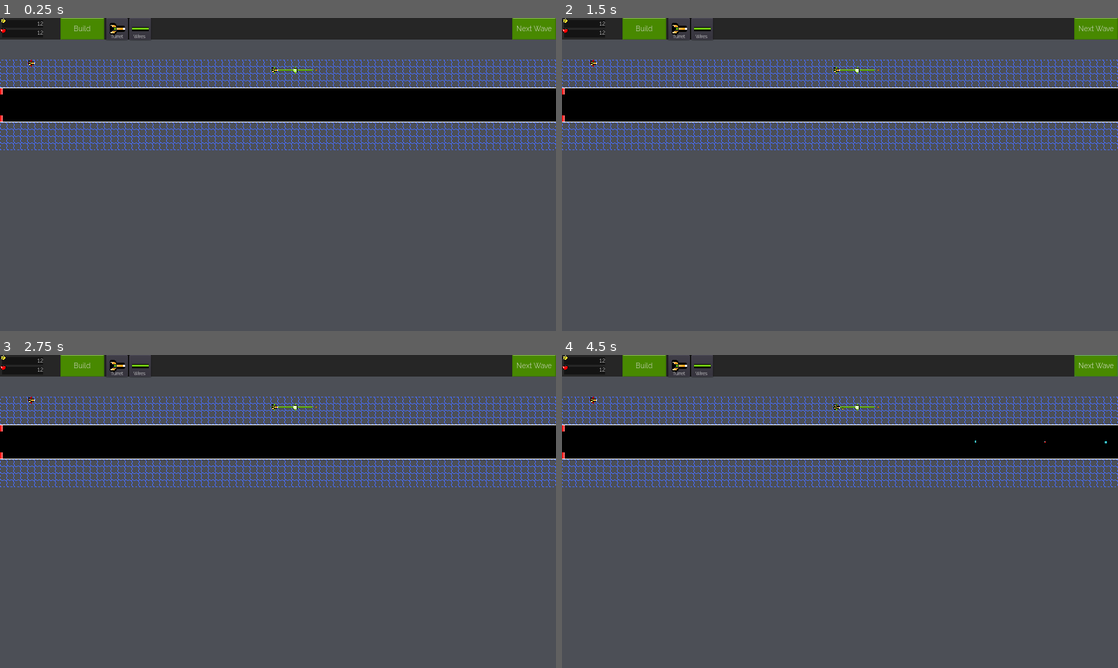
Above: before the commit, frames 1-4 (two rows, left to right).
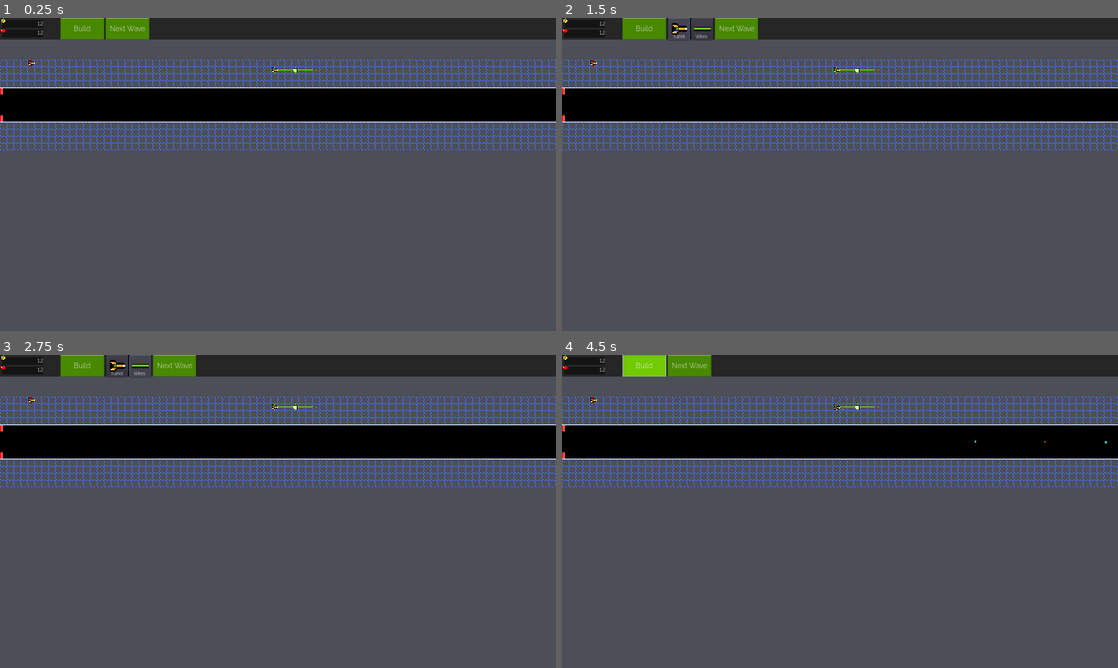
Above: after the commit, the same moments.

Repository: DevDomRaven/Connection-Tower
Game: Godot game, scene res://scene/World.tscn
The game is run twice, just before and just after one commit, with the same random seed, the same clock (stepped at 60 frames per second) and the same inputs.
Inputs:
- Up to frame 1 (0.25 s): no input
- Up to frame 2 (1.5 s): click "Build" at 0.5 s; click "Turret" at 1.25 s
- Up to frame 3 (2.75 s): click "Wires" at 2 s
- Up to frame 4 (4.5 s): click "Next Wave" at 2.75 s; click "Next Wave" at 3.5 s; click "Build" at 4.25 s

The runs differ from the first frame. In frame 1, 1.1% of the frame differs, in the area x 19-100%, y 0-8%; in frame 2, 1.1%; in frame 3, 1.1%; in frame 4, 1.7%, in the area x 10-100%, y 0-8%.

Commit message:
Added variables to be in gamesettings global file

Diff:
--- a/Environment.gd
+++ b/Environment.gd
@@ -1,7 +1,4 @@
 extends Node2D
-
-var turret_cursor = load("res://global/turret_cursor.png")
-var wire_cursor = load("res://global/wire_cursor.png")
 
 const square_enemy = preload("res://enemies/SquareEnemy.tscn")
 var left_to_spawn = 40
@@ -9,7 +6,6 @@
 var wave_spawned = false
 var time_between = 1
 var time_offset = 3
-var current_selection = null
 
 var rounds = {
 	1: {"squares": 2, "speed": 400, "health": 100, "modulate": Color(1,1,1)},
@@ -18,9 +14,6 @@
 }
 
 var curr_round = 1
-
-func _ready():
-	pass
 
 func create_enemy(speed):
 	var new_enemy = square_enemy.instance()
@@ -49,44 +42,8 @@
 
 func end_round():
 	GameSettings.current_wave = curr_round
-	#get_parent().get_node("GUI/BuildButton").show()
-
-func toggle_build_menu():
-	var build_container = get_parent().get_node("GUI/Build")
-	build_container.visible = not build_container.visible
-
-	var play_container = get_parent().get_node("GUI/Play")
-	play_container.visible = not play_container.visible
-
-	if play_container.visible == true:
-		current_selection = null
-
-func build_mode():
-	toggle_build_menu()
-	$HighlightedDrop.visible = not $HighlightedDrop.visible
-
-func _on_Button_button_down_turret():
-	current_selection = 0
-	Input.set_custom_mouse_cursor(turret_cursor)
-
-func _on_BuildButton_button_down():
-	var build_button_label = get_parent().get_node("GUI/BuildButton/Label")
-	if build_button_label.text == "Done":
-		build_button_label.text = "Connection Mode"
-	else:
-		build_button_label.text = "Done"
-	build_mode()
-
-
-func _on_Hwire_button_down():
-	current_selection = 2
-	Input.set_custom_mouse_cursor(wire_cursor)
-	pass # Replace with function body.
-
 
 func _on_End_body_entered(body):
-	# Exit
-
 	if body is SquareEnemy:
 		get_parent().get_node("Damaged").play(0)
 		GameSettings.health -= 25
--- a/Sandbox.gd
+++ b/Sandbox.gd
@@ -32,7 +32,7 @@
 				if turrets.has(tile):
 					print(turrets[tile].name)
 
-				var selection = get_parent().current_selection
+				var selection = GameSettings.build_selection
 				if selection != null:
 					var purchesed = false
 
--- a/global/Game.gd
+++ b/global/Game.gd
@@ -5,6 +5,7 @@
 var current_wave = 1
 var in_round = false
 var build_menu = false
+var build_selection = 0
 
 func _ready():
 	pass # Replace with function body.
--- a/ui/UI.gd
+++ b/ui/UI.gd
@@ -1,6 +1,9 @@
 extends MarginContainer
 
-onready var _toolbox = $TopMenu/MarginContainer/HBoxContainer/Buttons/Toolbox
+var turret_cursor = load("res://global/turret_cursor.png")
+var wire_cursor = load("res://global/wire_cursor.png")
+
+onready var _toolbox = $TopMenu/MarginContainer/HBoxContainer/Left/Buttons/Toolbox
 
 func _on_Build_button_down():
 	if !_toolbox.visible:
@@ -10,3 +13,12 @@
 
 func _on_NextWave_button_down():
 	GameSettings.in_round = true
+
+
+func _on_Wires_button_down():
+	GameSettings.build_selection = 1
+	Input.set_custom_mouse_cursor(wire_cursor)
+
+func _on_Turret01_button_down():
+	GameSettings.build_selection = 0
+	Input.set_custom_mouse_cursor(turret_cursor)
--- a/ui/UI.tscn
+++ b/ui/UI.tscn
@@ -82,29 +82,34 @@
 rect_min_size = Vector2( 0, 40 )
 color = Color( 0.152941, 0.152941, 0.152941, 1 )
 
-[node name="Left" type="HBoxContainer" parent="TopMenu/MarginContainer"]
-margin_right = 1280.0
+[node name="HBoxContainer" type="HBoxContainer" parent="TopMenu/MarginContainer"]
+margin_right = 1280.0
+margin_bottom = 50.0
+
+[node name="Left" type="HBoxContainer" parent="TopMenu/MarginContainer/HBoxContainer"]
+margin_right = 240.0
 margin_bottom = 50.0
 custom_constants/separation = 40
-
-[node name="Bars" type="VBoxContainer" parent="TopMenu/MarginContainer/Left"]
+alignment = 2
+
+[node name="Bars" type="VBoxContainer" parent="TopMenu/MarginContainer/HBoxContainer/Left"]
 margin_right = 100.0
 margin_bottom = 50.0
 rect_min_size = Vector2( 100, 0 )
 custom_constants/separation = 0
 
-[node name="Money" type="VBoxContainer" parent="TopMenu/MarginContainer/Left/Bars"]
-margin_right = 100.0
-margin_bottom = 22.0
-
-[node name="MarginContainer" type="MarginContainer" parent="TopMenu/MarginContainer/Left/Bars/Money"]
+[node name="Money" type="VBoxContainer" parent="TopMenu/MarginContainer/HBoxContainer/Left/Bars"]
+margin_right = 100.0
+margin_bottom = 22.0
+
+[node name="MarginContainer" type="MarginContainer" parent="TopMenu/MarginContainer/HBoxContainer/Left/Bars/Money"]
 margin_right = 100.0
 margin_bottom = 22.0
 rect_min_size = Vector2( 0, 22 )
 custom_constants/margin_top = 5
 custom_constants/margin_left = 5
 
-[node name="Background" type="NinePatchRect" parent="TopMenu/MarginContainer/Left/Bars/Money/MarginContainer"]
+[node name="Background" type="NinePatchRect" parent="TopMenu/MarginContainer/HBoxContainer/Left/Bars/Money/MarginContainer"]
 margin_left = 5.0
 margin_top = 5.0
 margin_right = 100.0
@@ -112,7 +117,7 @@
 texture = ExtResource( 4 )
 region_rect = Rect2( 2, -1, 497, 201 )
 
-[node name="Number" type="Label" parent="TopMenu/MarginContainer/Left/Bars/Money/MarginContainer/Background"]
+[node name="Number" type="Label" parent="TopMenu/MarginContainer/HBoxContainer/Left/Bars/Money/MarginContainer/Background"]
 anchor_left = 1.0
 anchor_top = 0.5
 anchor_right = 1.0
@@ -129,7 +134,7 @@
 "_edit_use_anchors_": false
 }
 
-[node name="Title" type="TextureRect" parent="TopMenu/MarginContainer/Left/Bars/Money/MarginContainer/Background"]
+[node name="Title" type="TextureRect" parent="TopMenu/MarginContainer/HBoxContainer/Left/Bars/Money/MarginContainer/Background"]
 anchor_right = 1.0
 anchor_bottom = 1.0
 margin_left = -32.7542
@@ -144,19 +149,19 @@
 "_edit_use_anchors_": false
 }
 
-[node name="Score" type="VBoxContainer" parent="TopMenu/MarginContainer/Left/Bars"]
+[node name="Score" type="VBoxContainer" parent="TopMenu/MarginContainer/HBoxContainer/Left/Bars"]
 margin_top = 22.0
 margin_right = 100.0
 margin_bottom = 44.0
 
-[node name="MarginContainer" type="MarginContainer" parent="TopMenu/MarginContainer/Left/Bars/Score"]
+[node name="MarginContainer" type="MarginContainer" parent="TopMenu/MarginContainer/HBoxContainer/Left/Bars/Score"]
 margin_right = 100.0
 margin_bottom = 22.0
 rect_min_size = Vector2( 0, 22 )
 custom_constants/margin_top = 5
 custom_constants/margin_left = 5
 
-[node name="Background" type="NinePatchRect" parent="TopMenu/MarginContainer/Left/Bars/Score/MarginContainer"]
+[node name="Background" type="NinePatchRect" parent="TopMenu/MarginContainer/HBoxContainer/Left/Bars/Score/MarginContainer"]
 margin_left = 5.0
 margin_top = 5.0
 margin_right = 100.0
@@ -165,7 +170,7 @@
 texture = ExtResource( 4 )
 region_rect = Rect2( 2, -1, 497, 201 )
 
-[node name="Number" type="Label" parent="TopMenu/MarginContainer/Left/Bars/Score/MarginContainer/Background"]
+[node name="Number" type="Label" parent="TopMenu/MarginContainer/HBoxContainer/Left/Bars/Score/MarginContainer/Background"]
 anchor_left = 1.0
 anchor_top = 0.5
 anchor_right = 1.0
@@ -182,7 +187,7 @@
 "_edit_use_anchors_": false
 }
 
-[node name="Title" type="TextureRect" parent="TopMenu/MarginContainer/Left/Bars/Score/MarginContainer/Background"]
+[node name="Title" type="TextureRect" parent="TopMenu/MarginContainer/HBoxContainer/Left/Bars/Score/MarginContainer/Background"]
 anchor_right = 1.0
 anchor_bottom = 1.0
 margin_left = -32.7542
@@ -197,21 +202,21 @@
 "_edit_use_anchors_": false
 }
 
-[node name="Buttons" type="HBoxContainer" parent="TopMenu/MarginContainer/Left"]
+[node name="Buttons" type="HBoxContainer" parent="TopMenu/MarginContainer/HBoxContainer/Left"]
 margin_left = 140.0
-margin_right = 348.0
-margin_bottom = 50.0
-
-[node name="Button" type="VBoxContainer" parent="TopMenu/MarginContainer/Left/Buttons"]
-margin_right = 100.0
-margin_bottom = 50.0
-
-[node name="MarginContainer" type="MarginContainer" parent="TopMenu/MarginContainer/Left/Buttons/Button"]
+margin_right = 240.0
+margin_bottom = 50.0
+
+[node name="Button" type="VBoxContainer" parent="TopMenu/MarginContainer/HBoxContainer/Left/Buttons"]
+margin_right = 100.0
+margin_bottom = 50.0
+
+[node name="MarginContainer" type="MarginContainer" parent="TopMenu/MarginContainer/HBoxContainer/Left/Buttons/Button"]
 margin_right = 100.0
 margin_bottom = 50.0
 rect_min_size = Vector2( 100, 0 )
 
-[node name="Build" type="Button" parent="TopMenu/MarginContainer/Left/Buttons/Button/MarginContainer"]
+[node name="Build" type="Button" parent="TopMenu/MarginContainer/HBoxContainer/Left/Buttons/Button/MarginContainer"]
 margin_right = 100.0
 margin_bottom = 50.0
 rect_min_size = Vector2( 50, 50 )
@@ -220,29 +225,30 @@
 text = "Build"
 script = ExtResource( 12 )
 
-[node name="Toolbox" type="HBoxContainer" parent="TopMenu/MarginContainer/Left/Buttons"]
+[node name="Toolbox" type="HBoxContainer" parent="TopMenu/MarginContainer/HBoxContainer/Left/Buttons"]
+visible = false
 margin_left = 104.0
 margin_right = 208.0
 margin_bottom = 50.0
 
-[node name="MarginContainer" type="MarginContainer" parent="TopMenu/MarginContainer/Left/Buttons/Toolbox"]
+[node name="MarginContainer" type="MarginContainer" parent="TopMenu/MarginContainer/HBoxContainer/Left/Buttons/Toolbox"]
 margin_right = 104.0
 margin_bottom = 50.0
 
-[node name="NinePatchRect" type="NinePatchRect" parent="TopMenu/MarginContainer/Left/Buttons/Toolbox/MarginContainer"]
+[node name="NinePatchRect" type="NinePatchRect" parent="TopMenu/MarginContainer/HBoxContainer/Left/Buttons/Toolbox/MarginContainer"]
 margin_right = 104.0
 margin_bottom = 50.0
 texture = ExtResource( 4 )
 
-[node name="Buttons" type="HBoxContainer" parent="TopMenu/MarginContainer/Left/Buttons/Toolbox/MarginContainer"]
+[node name="Buttons" type="HBoxContainer" parent="TopMenu/MarginContainer/HBoxContainer/Left/Buttons/Toolbox/MarginContainer"]
 margin_right = 104.0
 margin_bottom = 50.0
 
-[node name="Turret01" type="VBoxContainer" parent="TopMenu/MarginContainer/Left/Buttons/Toolbox/MarginContainer/Buttons"]
+[node name="Turret01" type="VBoxContainer" parent="TopMenu/MarginContainer/HBoxContainer/Left/Buttons/Toolbox/MarginContainer/Buttons"]
 margin_right = 50.0
 margin_bottom = 50.0
 
-[node name="Button" type="Button" parent="TopMenu/MarginContainer/Left/Buttons/Toolbox/MarginContainer/Buttons/Turret01"]
+[node name="Turret01" type="Button" parent="TopMenu/MarginContainer/HBoxContainer/Left/Buttons/Toolbox/MarginContainer/Buttons/Turret01"]
 margin_right = 50.0
 margin_bottom = 50.0
 rect_min_size = Vector2( 50, 50 )
@@ -250,7 +256,7 @@
 clip_text = true
 expand_icon = true
 
-[node name="Label2" type="Label" parent="TopMenu/MarginContainer/Left/Buttons/Toolbox/MarginContainer/Buttons/Turret01/Button"]
+[node name="Label2" type="Label" parent="TopMenu/MarginContainer/HBoxContainer/Left/Buttons/Toolbox/MarginContainer/Buttons/Turret01/Turret01"]
 margin_top = 35.0
 margin_right = 50.0
 margin_bottom = 55.0
@@ -262,12 +268,12 @@
 "_edit_use_anchors_": false
 }
 
-[node name="Wires" type="VBoxContainer" parent="TopMenu/MarginContainer/Left/Buttons/Toolbox/MarginContainer/Buttons"]
+[node name="Wires" type="VBoxContainer" parent="TopMenu/MarginContainer/HBoxContainer/Left/Buttons/Toolbox/MarginContainer/Buttons"]
 margin_left = 54.0
 margin_right = 104.0
 margin_bottom = 50.0
 
-[node name="Button" type="Button" parent="TopMenu/MarginContainer/Left/Buttons/Toolbox/MarginContainer/Buttons/Wires"]
+[node name="Wires" type="Button" parent="TopMenu/MarginContainer/HBoxContainer/Left/Buttons/Toolbox/MarginContainer/Buttons/Wires"]
 margin_right = 50.0
 margin_bottom = 50.0
 rect_min_size = Vector2( 50, 50 )
@@ -275,7 +281,7 @@
 clip_text = true
 expand_icon = true
 
-[node name="Label" type="Label" parent="TopMenu/MarginContainer/Left/Buttons/Toolbox/MarginContainer/Buttons/Wires/Button"]
+[node name="Label" type="Label" parent="TopMenu/MarginContainer/HBoxContainer/Left/Buttons/Toolbox/MarginContainer/Buttons/Wires/Wires"]
 margin_left = -1.0
 margin_top = 35.0
 margin_right = 49.0
@@ -287,27 +293,26 @@
 "_edit_use_anchors_": false
 }
 
-[node name="Right" type="HBoxContainer" parent="TopMenu/MarginContainer"]
-margin_right = 1280.0
+[node name="Right" type="HBoxContainer" parent="TopMenu/MarginContainer/HBoxContainer"]
+margin_left = 244.0
+margin_right = 344.0
 margin_bottom = 50.0
 custom_constants/separation = 40
-alignment = 2
-
-[node name="Buttons" type="HBoxContainer" parent="TopMenu/MarginContainer/Right"]
-margin_left = 1180.0
-margin_right = 1280.0
-margin_bottom = 50.0
-
-[node name="Button" type="VBoxContainer" parent="TopMenu/MarginContainer/Right/Buttons"]
-margin_right = 100.0
-margin_bottom = 50.0
-
-[node name="MarginContainer" type="MarginContainer" parent="TopMenu/MarginContainer/Right/Buttons/Button"]
+
+[node name="Buttons" type="HBoxContainer" parent="TopMenu/MarginContainer/HBoxContainer/Right"]
+margin_right = 100.0
+margin_bottom = 50.0
+
+[node name="Button" type="VBoxContainer" parent="TopMenu/MarginContainer/HBoxContainer/Right/Buttons"]
+margin_right = 100.0
+margin_bottom = 50.0
+
+[node name="MarginContainer" type="MarginContainer" parent="TopMenu/MarginContainer/HBoxContainer/Right/Buttons/Button"]
 margin_right = 100.0
 margin_bottom = 50.0
 rect_min_size = Vector2( 100, 0 )
 
-[node name="Build" type="Button" parent="TopMenu/MarginContainer/Right/Buttons/Button/MarginContainer"]
+[node name="Build" type="Button" parent="TopMenu/MarginContainer/HBoxContainer/Right/Buttons/Button/MarginContainer"]
 margin_right = 100.0
 margin_bottom = 50.0
 rect_min_size = Vector2( 50, 50 )
@@ -326,5 +331,7 @@
 margin_left = 120.0
 margin_right = 120.0
 margin_bottom = 768.0
-[connection signal="button_down" from="TopMenu/MarginContainer/Left/Buttons/Button/MarginContainer/Build" to="." method="_on_Build_button_down"]
-[connection signal="button_down" from="TopMenu/MarginContainer/Right/Buttons/Button/MarginContainer/Build" to="." method="_on_NextWave_button_down"]
+[connection signal="button_down" from="TopMenu/MarginContainer/HBoxContainer/Left/Buttons/Button/MarginContainer/Build" to="." method="_on_Build_button_down"]
+[connection signal="button_down" from="TopMenu/MarginContainer/HBoxContainer/Left/Buttons/Toolbox/MarginContainer/Buttons/Turret01/Turret01" to="." method="_on_Turret01_button_down"]
+[connection signal="button_down" from="TopMenu/MarginContainer/HBoxContainer/Left/Buttons/Toolbox/MarginContainer/Buttons/Wires/Wires" to="." method="_on_Wires_button_down"]
+[connection signal="button_down" from="TopMenu/MarginContainer/HBoxContainer/Right/Buttons/Button/MarginContainer/Build" to="." method="_on_NextWave_button_down"]
